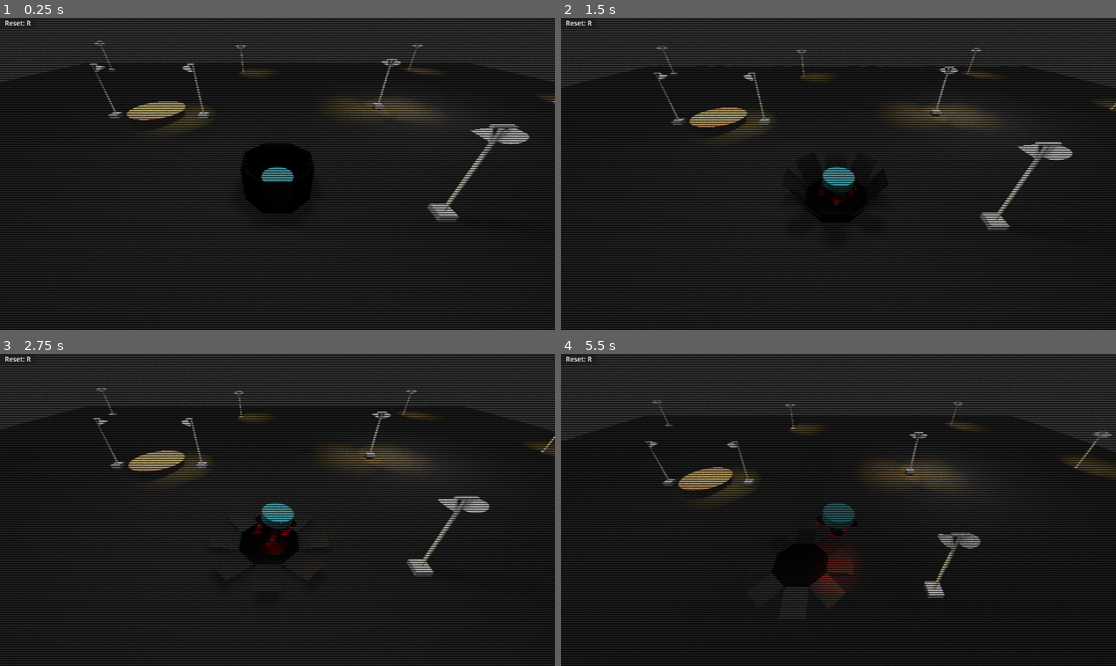
Above: before the commit, frames 1-4 (two rows, left to right).
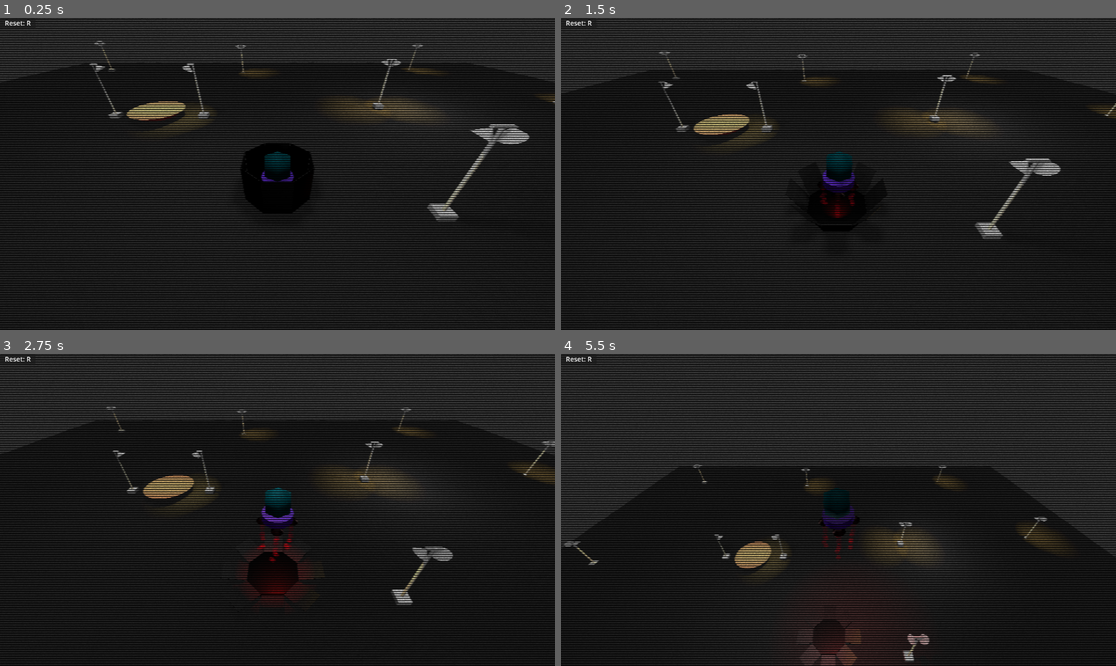
Above: after the commit, the same moments.

Repository: astnohk/LunarMouse3D
Game: Godot game, scene res://Levels/Level001.tscn
The game is run twice, just before and just after one commit, with the same random seed, the same clock (stepped at 60 frames per second) and the same inputs.
Inputs (mouse positions are in pixels of both pictures, inside the frame that each line leads up to):
- Up to frame 1 (0.25 s): no input
- Up to frame 2 (1.5 s): tap Enter at 0.5 s; move the mouse to (960, 158) at 0.52 s; press the mouse at (960, 158) at 0.53 s; move the mouse to (727, 189) at 1.27 s; release the mouse at (727, 189) at 1.28 s; click (727, 189) at 1.35 s
- Up to frame 3 (2.75 s): move the mouse to (333, 441) at 2.02 s; press the mouse at (333, 441) at 2.03 s
- Up to frame 4 (5.5 s): move the mouse to (810, 572) at 2.77 s; release the mouse at (810, 572) at 2.78 s; click (810, 572) at 2.85 s; move the mouse to (1005, 556) at 3.52 s; press the mouse at (1005, 556) at 3.53 s; move the mouse to (672, 463) at 4.27 s; release the mouse at (672, 463) at 4.28 s; click (672, 463) at 4.35 s; move the mouse to (866, 510) at 5.02 s; press the mouse at (866, 510) at 5.03 s

The runs differ from the first frame. In frame 1, 0.4% of the frame differs, in the area x 46-54%, y 42-53%; in frame 2, 3.9%; in frame 3, 7.6%; in frame 4, 12%, in the area x 0-100%, y 14-100%.

Commit message:
Modify player's rocket

Diff:
--- a/Levels/Level001.tscn
+++ b/Levels/Level001.tscn
@@ -200,6 +200,8 @@
 material = SubResource("FogMaterial_lgquu")
 
 [node name="Floor" type="StaticBody3D" parent="."]
+collision_layer = 255
+collision_mask = 255
 physics_material_override = SubResource("PhysicsMaterial_dlljf")
 
 [node name="MeshInstance3D" type="MeshInstance3D" parent="Floor"]
@@ -219,6 +221,8 @@
 
 [node name="GoalStage" type="StaticBody3D" parent="."]
 transform = Transform3D(1, 0, 0, 0, 1, 0, 0, 0, 1, -6.79274, 0.271678, -6.367)
+collision_layer = 255
+collision_mask = 255
 physics_material_override = SubResource("PhysicsMaterial_drmpy")
 script = ExtResource("3_bpf7o")
 
--- a/Rocket/Materials/M_RocketBody.tres
+++ b/Rocket/Materials/M_RocketBody.tres
@@ -1,6 +1,6 @@
 [gd_resource type="StandardMaterial3D" format=3 uid="uid://lqjkdlqshl5l"]
 
 [resource]
-albedo_color = Color(0.501961, 0.898039, 0.941176, 1)
+albedo_color = Color(0.54902, 0.313726, 1, 1)
 metallic = 0.75
 roughness = 0.8
--- a/Rocket/Rocket.tscn
+++ b/Rocket/Rocket.tscn
@@ -19,6 +19,18 @@
 [sub_resource type="CylinderShape3D" id="CylinderShape3D_drmm2"]
 height = 0.25
 
+[sub_resource type="StandardMaterial3D" id="StandardMaterial3D_y835b"]
+albedo_color = Color(0, 0.392157, 0.431373, 1)
+metallic = 0.7
+roughness = 0.8
+
+[sub_resource type="SphereMesh" id="SphereMesh_uj1t6"]
+material = SubResource("StandardMaterial3D_y835b")
+radial_segments = 6
+rings = 2
+
+[sub_resource type="SphereShape3D" id="SphereShape3D_gx4o2"]
+
 [sub_resource type="CylinderMesh" id="CylinderMesh_kuab7"]
 material = ExtResource("3_6knww")
 top_radius = 0.1
@@ -39,7 +51,7 @@
 
 [node name="Body" type="RigidBody3D" parent="."]
 transform = Transform3D(1, 0, 0, 0, 1, 0, 0, 0, 1, 0, 0.25, 0)
-mass = 150.0
+mass = 90.0
 physics_material_override = SubResource("PhysicsMaterial_xd37k")
 continuous_cd = true
 
@@ -49,6 +61,14 @@
 
 [node name="CollisionShape3D" type="CollisionShape3D" parent="Body"]
 shape = SubResource("CylinderShape3D_drmm2")
+
+[node name="MeshInstance3D2" type="MeshInstance3D" parent="Body"]
+transform = Transform3D(1, 0, 0, 0, 1, 0, 0, 0, 1, 0, 0.5, 0)
+mesh = SubResource("SphereMesh_uj1t6")
+
+[node name="CollisionShape3D2" type="CollisionShape3D" parent="Body"]
+transform = Transform3D(1, 0, 0, 0, 1, 0, 0, 0, 1, 0, 0.5, 0)
+shape = SubResource("SphereShape3D_gx4o2")
 
 [node name="SpotLight3D" type="SpotLight3D" parent="Body"]
 transform = Transform3D(1, 0, 0, 0, -4.37114e-08, 1, 0, -1, -4.37114e-08, 0, 0, 0)
Not shown: 1 places in Rocket/Rocket.tscn that only renumber resources
